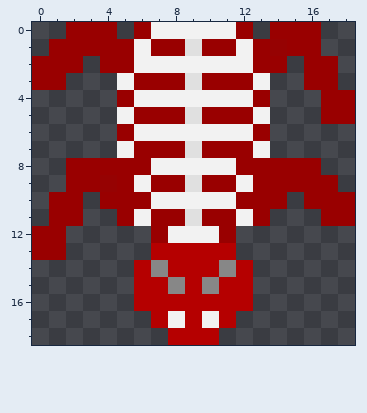
Edited in one commit: pixel-art sprite (rcs/imgs/enemies/enemywalk3.png). The picture above is the old version.
The file is 19x19 pixels. Pixels under 10% opacity are left out.
And afterwards:
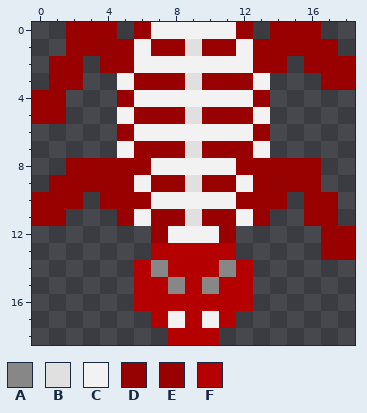
Palette (. is transparent): A #878787  B #e0e0e0  C #f2f2f2  D #990000f7  E #990000  F #b50000
The exact change:
@@ x 0..18 @@
  0 ..EEE.ECCCCCE.EEE..
- 1 .EEEEECEEBEECEDEE..
- 2 EEE.EECCCCCCCEE.EE.
- 3 EE...CEEEBEEEC..EE.
- 4 .....ECCCCCCCE...EE
- 5 .....CEEEBEEEC...EE
+ 1 ..EEDECEEBEECEEEEE.
+ 2 .EE.EECCCCCCCEE.EEE
+ 3 .EE..CEEEBEEEC...EE
+ 4 EE...ECCCCCCCE.....
+ 5 EE...CEEEBEEEC.....
  6 .....ECCCCCCCE.....
@@ x 0..18 @@
  8 ..EEEEECCCCCEEEEE..
- 9 ..EEDECEEBEECEEEEE.
-10 .EE.EEECCCCCEEE.EEE
-11 .EE..ECEEBEECE...EE
-12 EE.....ECCCE.......
-13 EE.....FFFFF.......
+ 9 .EEEEECEEBEECEDEE..
+10 EEE.EEECCCCCEEE.EE.
+11 EE...ECEEBEECE..EE.
+12 .......ECCCE.....EE
+13 .......FFFFF.....EE
 14 ......FAFFFAF......
Boxes around the changes in both pictures, in picture pixels (x1, y1, x2, y2):
changed: (32, 39, 117, 124)
changed: (270, 39, 355, 124)
changed: (32, 175, 117, 260)
changed: (270, 175, 355, 260)
